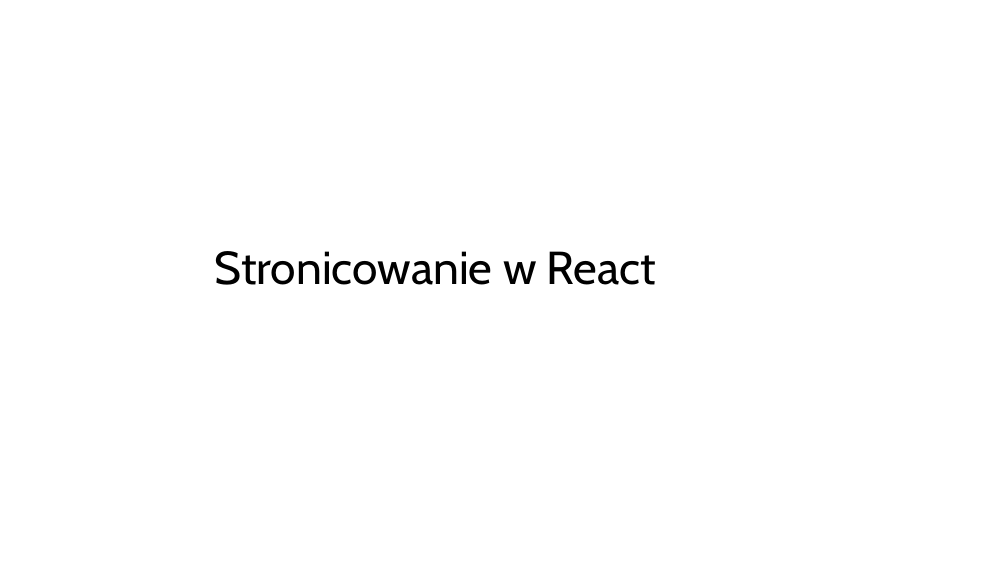
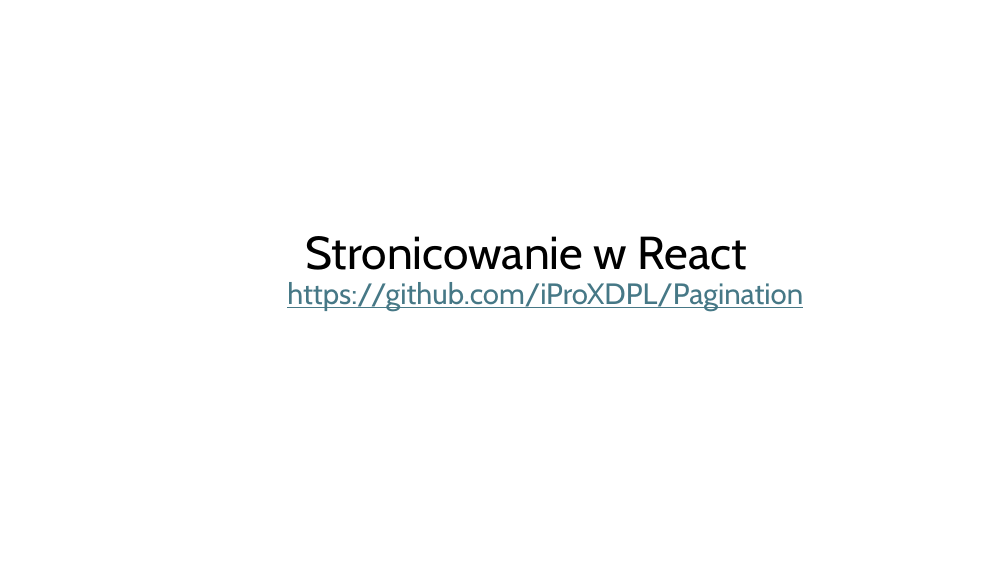
Before and after one commit to iProXDPL/Pagination, a slide deck: slide 5 of Stronicowanie.pptx. Drawn at 1008x567 pixels with LibreOffice and Linux fonts; fonts in the diff are those of the drawing. Boxes give left, top, right and bottom in pixels: in the first picture for what was removed or moved away, otherwise in the second. Text is boxed around its words. In the diff, an @@ line names an element or a change of style, - is before the commit and + after.

```diff
--- a/Stronicowanie.pptx
+++ b/Stronicowanie.pptx
@@ title at (287,236,803,311): text changed; size 44 to 28 pt; text colour #000000 to #467886 @@
-Stronicowanie w React
+Stronicowanie w React
+https://github.com/iProXDPL/Pagination
```
Also in this commit, not shown: 1 other slide changed.
